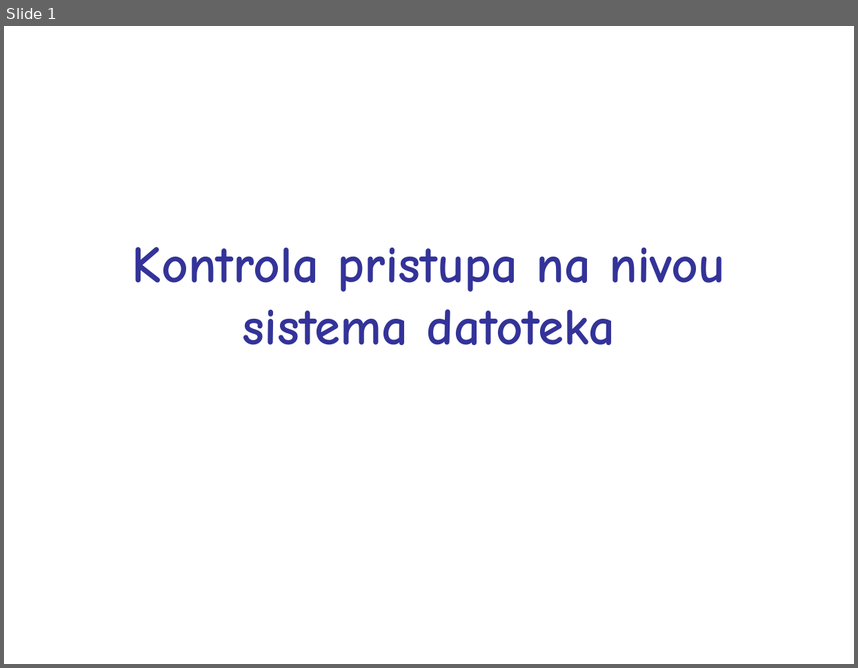
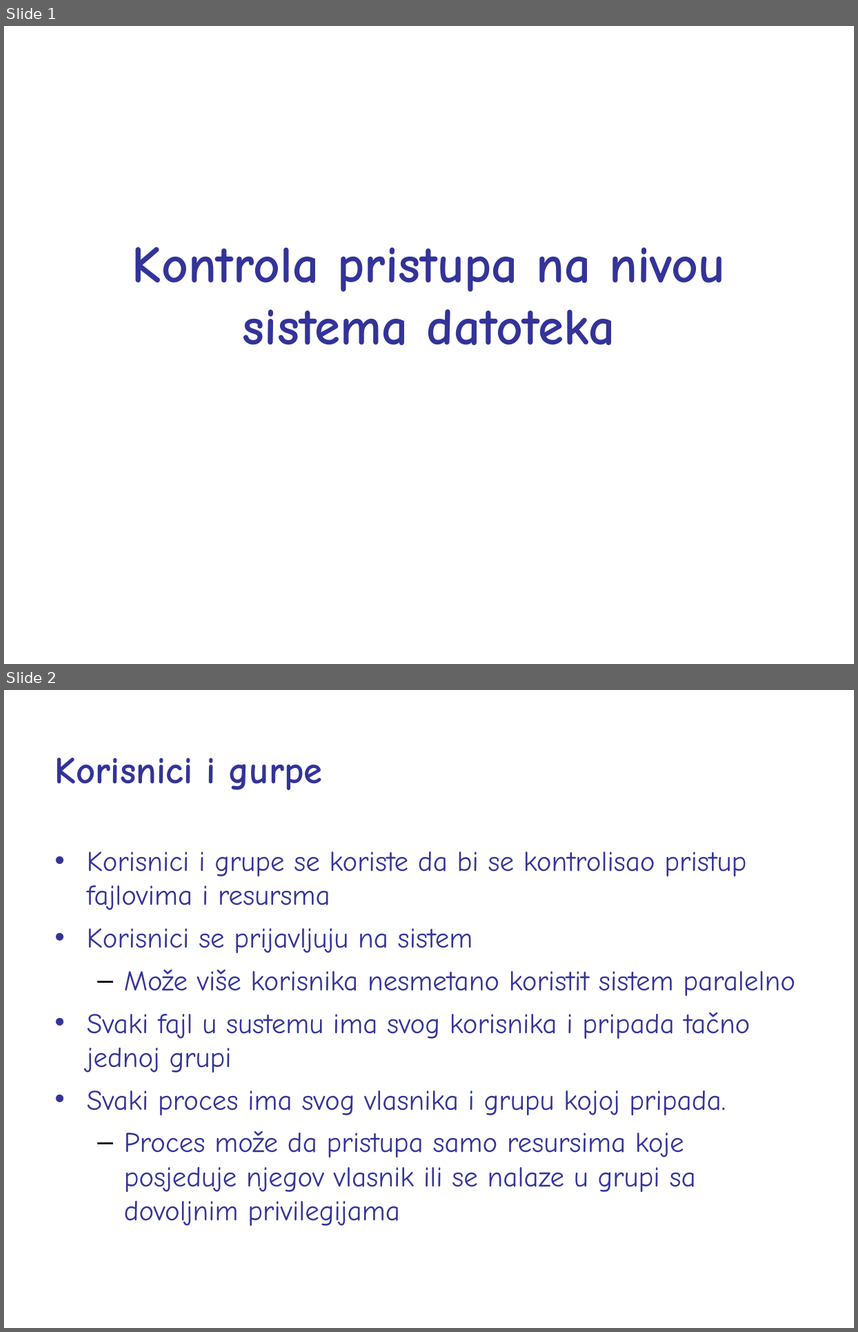
Before and after one commit to nnMan1/operativni_sistemi_2024, a slide deck: Materijali/shell/shell_prezentacije/4.ppt. Shown one above the other, each under a label of ours: slide 1 before the commit, slides 1 and 2 after it. The pictures are 858x668 and 858x1332 pixels, drawn with LibreOffice and Linux fonts; fonts in the diff are those of the drawing. Boxes give left, top, right and bottom in pixels: in the first picture for what was removed or moved away, otherwise in the second. Text is boxed around its words. In the diff, an @@ line names an element or a change of style, - is before the commit and + after.

```diff
--- a/Materijali/shell/shell_prezentacije/4.ppt
+++ b/Materijali/shell/shell_prezentacije/4.ppt
@@ slide 2 added at box(4, 690, 854, 1328), background #FFFFFF @@
@@ text added at box(55, 758, 323, 790), 32 pt, text #333399, bold @@
+Korisnici i gurpe
@@ text added at box(87, 851, 795, 1225), 24 pt, text #333399 @@
+• Korisnici i grupe se koriste da bi se kontrolisao pristup fajlovima i resursma
+• Korisnici se prijavljuju na sistem
+  – Može više korisnika nesmetano koristit sistem paralelno
+• Svaki fajl u sustemu ima svog korisnika i pripada tačno jednoj grupi
+• Svaki proces ima svog vlasnika i grupu kojoj pripada.
+  – Proces može da pristupa samo resursima koje posjeduje njegov vlasnik ili se nalaze u grupi sa dovoljnim privilegijama
```
Also in this commit, not shown: 10 other slides added, 4 other files.
